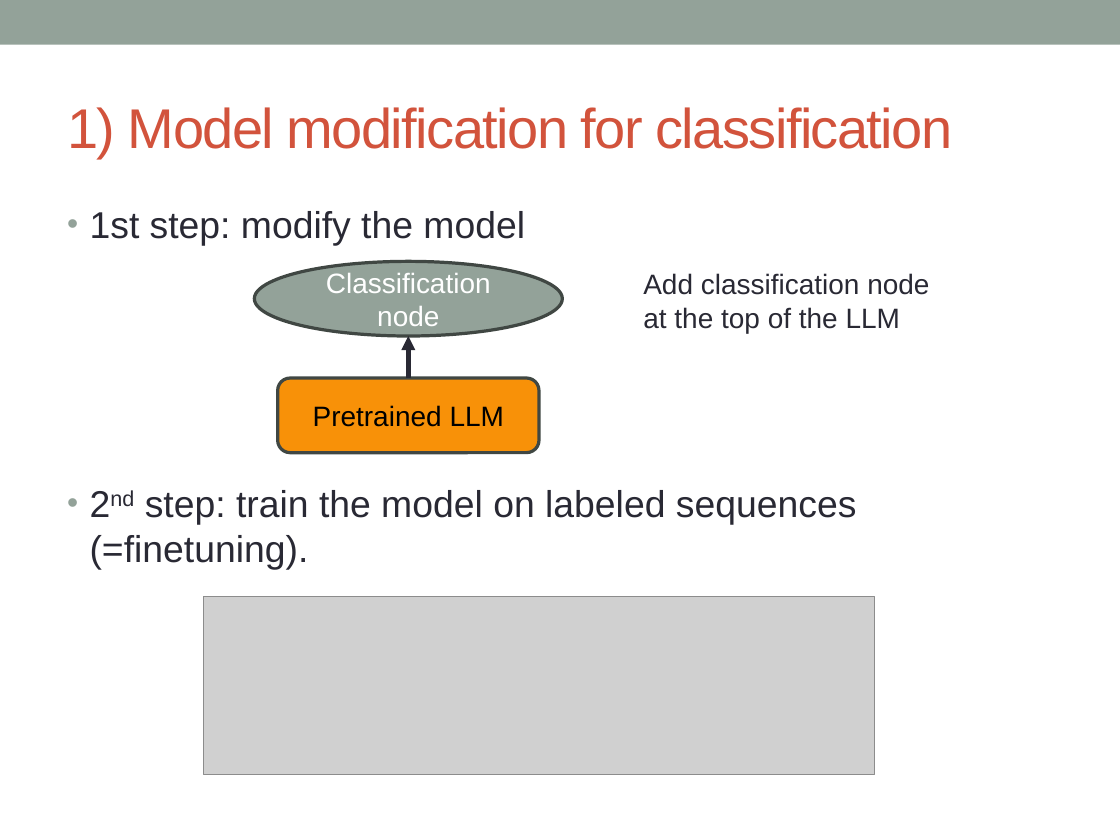
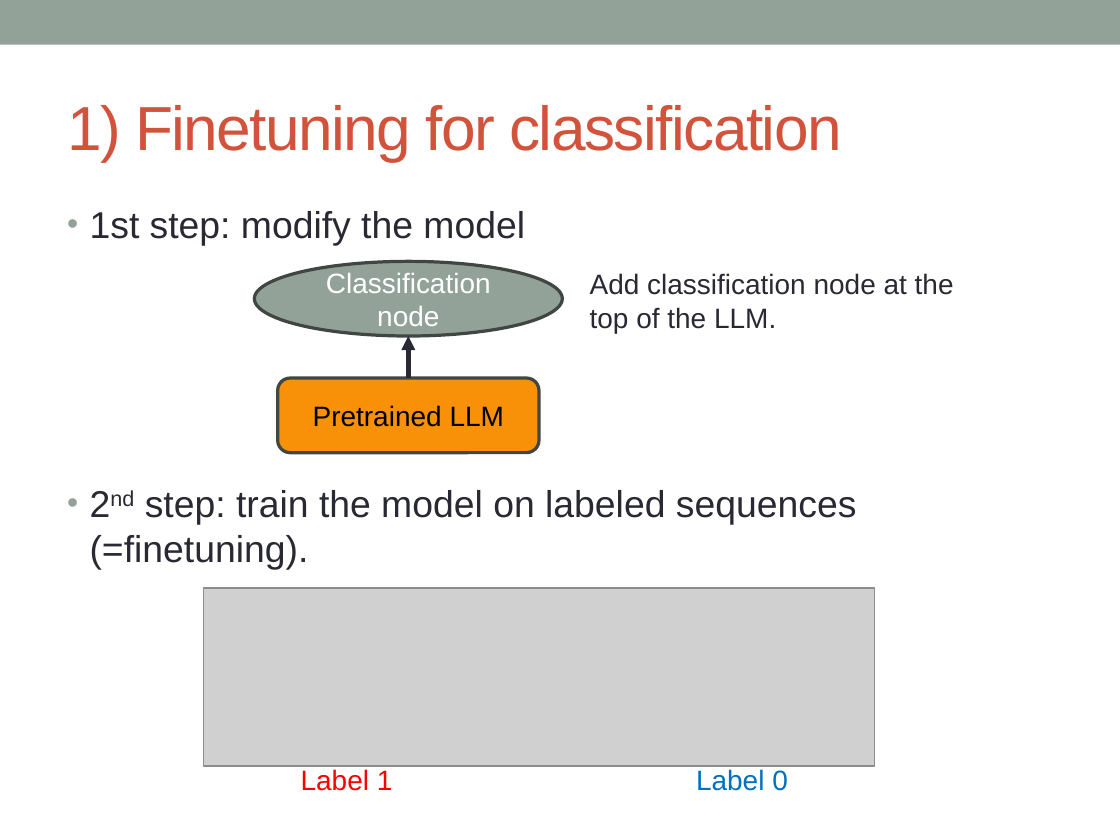
Before and after one commit to raphaelmourad/LLM-for-genomics-training, a slide deck: slide 27 of CM_llm_genomics.pptx (slide 26 before the commit). Drawn at 1120x840 pixels with LibreOffice and Linux fonts; fonts in the diff are those of the drawing; grey boxes stand for pictures. Boxes give left, top, right and bottom in pixels: in the first picture for what was removed or moved away, otherwise in the second. Text is boxed around its words. In the diff, an @@ line names an element or a change of style, - is before the commit and + after.

```diff
--- a/CM_llm_genomics.pptx
+++ b/CM_llm_genomics.pptx
@@ title at bbox=[67, 105, 841, 162]: text changed; size 36 to 40 pt @@
-1) Model modification for classification
+1) Finetuning for classification
@@ text at bbox=[590, 273, 954, 333]: text changed @@
-Add classification node at the top of the LLM
+Add classification node at the top of the LLM.
@@ picture: place and size @@
-picture at bbox=[204, 597, 875, 775]
+picture at bbox=[204, 588, 875, 766]
@@ text added at bbox=[301, 769, 393, 791], 18 pt, text #FF0000 @@
+Label 1
@@ text added at bbox=[696, 769, 788, 791], 18 pt, text #0070C0 @@
+Label 0
```
Also in this commit, not shown: 7 other slides changed, 6 slides added, 1 other file.
